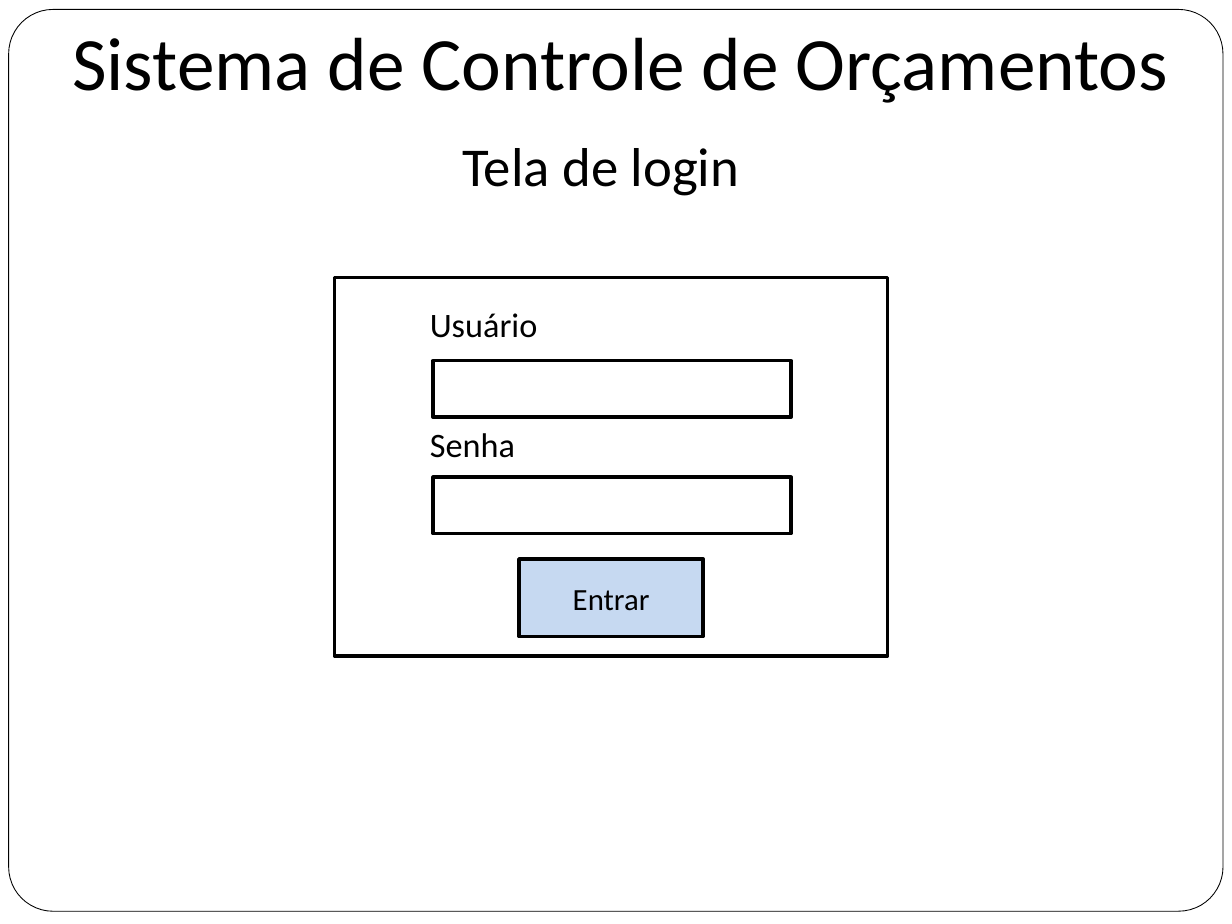
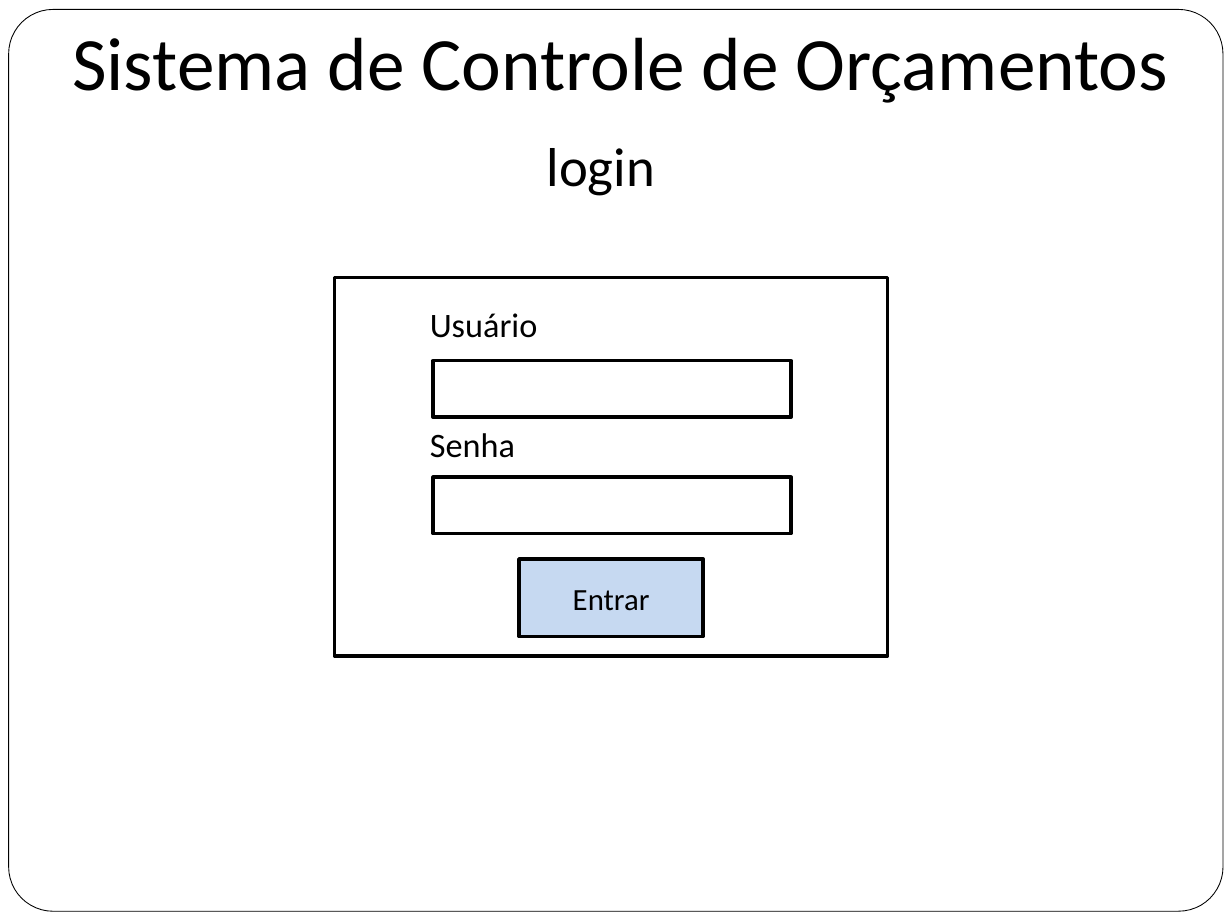
Before and after one commit to flaviochagas/PosGrupo4, a slide deck: slide 1 of Site/site/documentos/prototipos.pptx. Drawn at 1232x924 pixels with LibreOffice and Linux fonts; fonts in the diff are those of the drawing. Boxes give left, top, right and bottom in pixels: in the first picture for what was removed or moved away, otherwise in the second. Text is boxed around its words. In the diff, an @@ line names an element or a change of style, - is before the commit and + after.

```diff
--- a/Site/site/documentos/prototipos.pptx
+++ b/Site/site/documentos/prototipos.pptx
@@ text at (547,148,655,196): text changed @@
-Tela de login
+login
```
Also in this commit, not shown: 6 other slides changed, 1 other file.
